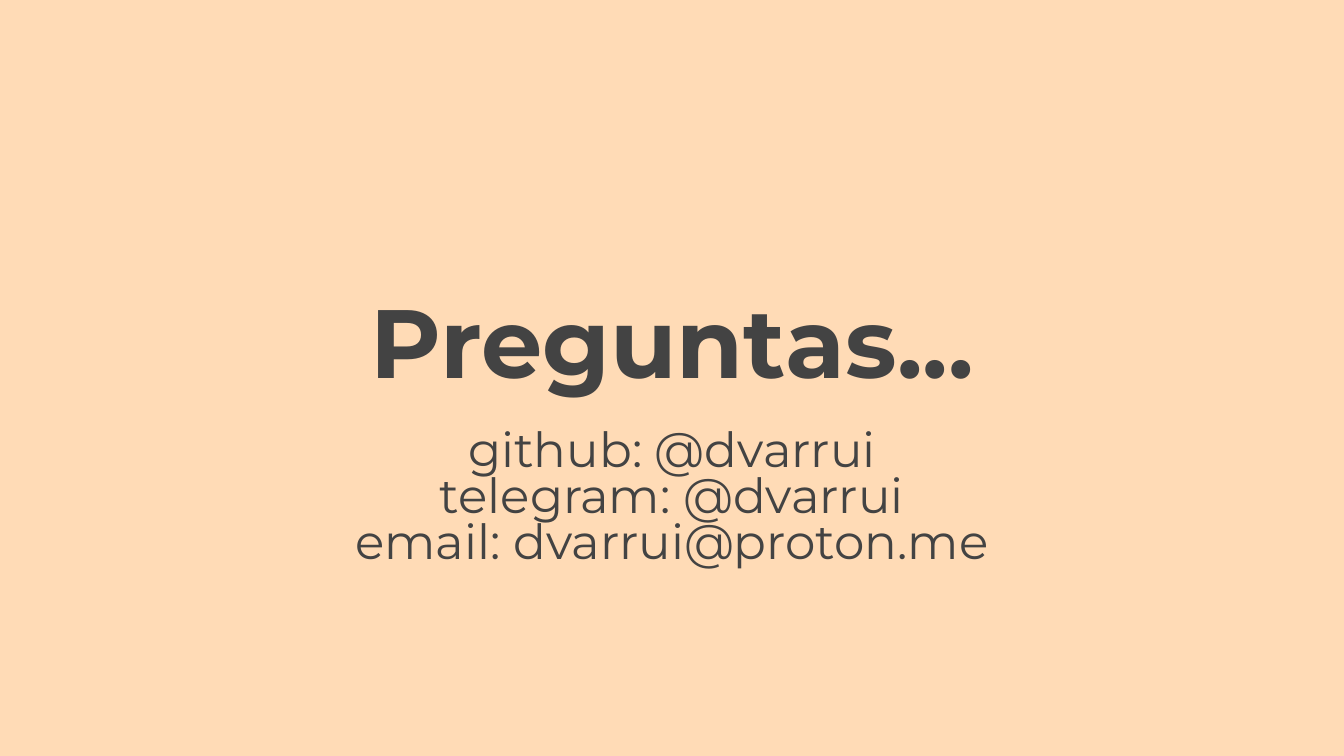
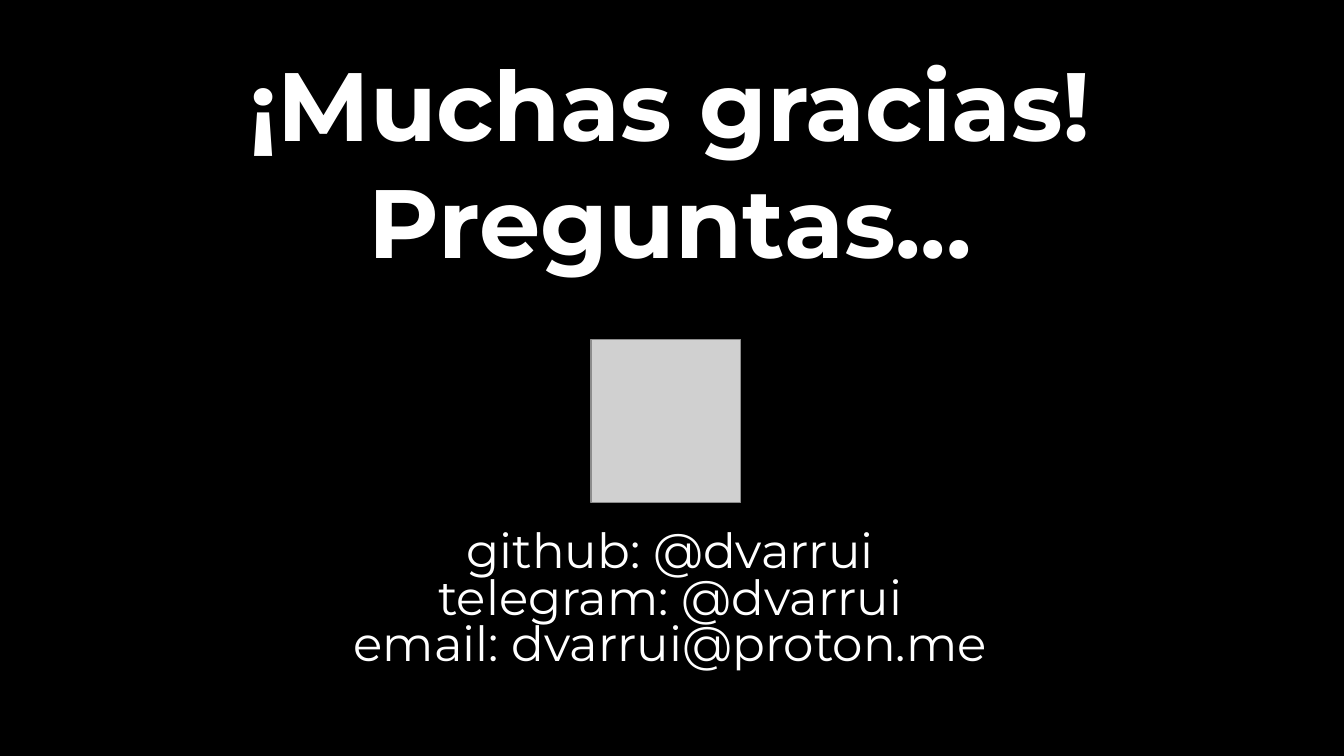
Before and after one commit to dvarrui/charlas, a slide deck: slide 41 of teuton/rubysur.2608/20260819-teuton-rubysur.odp (slide 36 before the commit). Drawn at 1344x756 pixels with LibreOffice and Linux fonts; fonts in the diff are those of the drawing; grey boxes stand for pictures. Boxes give left, top, right and bottom in pixels: in the first picture for what was removed or moved away, otherwise in the second. Text is boxed around its words. In the diff, an @@ line names an element or a change of style, - is before the commit and + after.

```diff
--- a/teuton/rubysur.2608/20260819-teuton-rubysur.odp
+++ b/teuton/rubysur.2608/20260819-teuton-rubysur.odp
@@ background #FFDBB6 to #000000 @@
@@ title added at box(249, 64, 1090, 278), 52 pt, text #FFFFFF, bold @@
+¡Muchas gracias!
+Preguntas...
@@ title removed at box(370, 310, 973, 398) @@
-Preguntas...
@@ picture added at box(591, 340, 741, 503) @@
@@ subtitle "github: @dvarrui": place and size @@
-subtitle "github: @dvarrui" at box(355, 431, 988, 569)
+subtitle "github: @dvarrui" at box(354, 532, 987, 671)
@@ subtitle "github: @dvarrui" at box(354, 532, 987, 671): text colour #434343 to #FFFFFF @@
```
Also in this commit, not shown: 10 other slides changed, 6 slides added, 2 slides removed, 17 other files.
